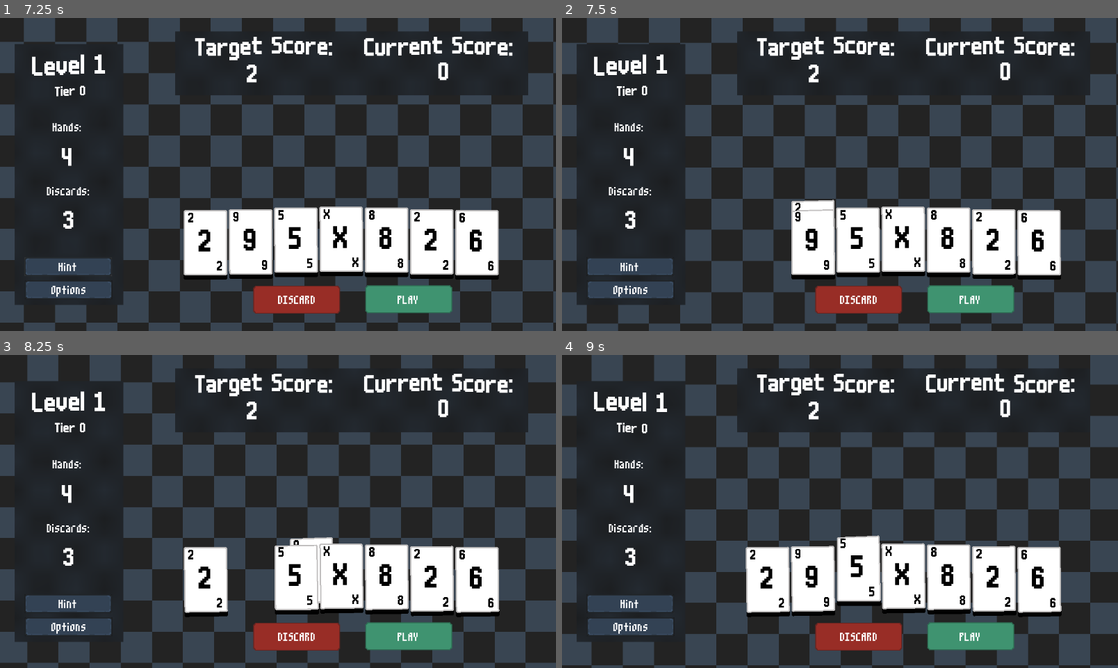
Above: before the commit, frames 1-4 (two rows, left to right).
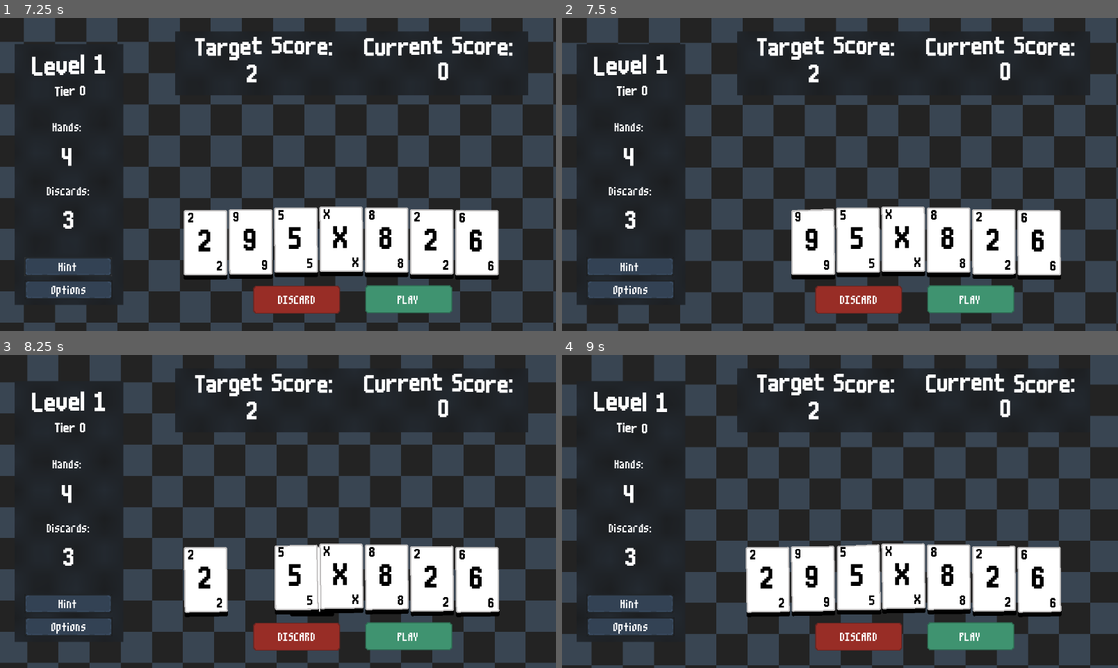
Above: after the commit, the same moments.

Repository: hd2802/stack-demon
Game: Godot game, scene res://_Scenes/LevelRunner/level_runner.tscn
The game is run twice, just before and just after one commit, with the same random seed, the same clock (stepped at 60 frames per second) and the same inputs.
Inputs (mouse positions are in pixels of both pictures, inside the frame that each line leads up to):
- Up to frame 1 (7.25 s): click "PLAY" at 0.5 s; click "PLAY" at 1.25 s; click "DISCARD" at 2 s; click (66, 265) at 2.75 s; click "DISCARD" at 3.5 s; click (66, 265) at 4.25 s; click "PLAY" at 5 s; click "DISCARD" at 5.75 s; click (66, 265) at 6.5 s
- Up to frame 2 (7.5 s): drag from (767, 243) to (901, 240) at 7.27 s
- Up to frame 3 (8.25 s): drag from (250, 580) to (433, 580) at 8.02 s
- Up to frame 4 (9 s): move the mouse to (856, 577) at 8.77 s; click (856, 577) at 8.92 s

Frame 1 is identical in both runs. In frame 2, 0.2% of the frame differs, in the area x 41-50%, y 58-76%; in frame 3, 0.2%; in frame 4, 0.8%, in the area x 49-58%, y 57-83%.

Commit message:
feat: misc changes to card dragging logic

Diff:
--- a/_Scenes/Card/card.tscn
+++ b/_Scenes/Card/card.tscn
@@ -30,7 +30,6 @@
 [sub_resource type="RectangleShape2D" id="RectangleShape2D_jedek"]
 
 [node name="Card" type="Node2D"]
-position = Vector2(-50, -75)
 script = ExtResource("1_hcfnd")
 
 [node name="Sprite2D" type="Sprite2D" parent="."]
@@ -84,3 +83,4 @@
 
 [connection signal="input_event" from="Area2D" to="." method="_on_area_2d_input_event"]
 [connection signal="mouse_entered" from="Area2D" to="." method="_on_area_2d_mouse_entered"]
+[connection signal="mouse_exited" from="Area2D" to="." method="_on_area_2d_mouse_exited"]
--- a/_Scripts/CardScripts/Card/card.gd
+++ b/_Scripts/CardScripts/Card/card.gd
@@ -5,8 +5,11 @@
 
 var is_hovered : bool = false
 var is_dragged : bool = false
+var is_selected : bool = false
 var drag_offset : Vector2
 var original_position : Vector2
+
+var drag_threshold : float = 20.0
 
 var tween_hover : Tween
 var sprite : Sprite2D
@@ -38,14 +41,20 @@
 func _on_area_2d_input_event(viewport: Node, event: InputEvent, shape_idx: int) -> void:
 	if event is InputEventMouseButton:
 		if event.button_index == MOUSE_BUTTON_LEFT:
-			clicked.emit(self)
 			if event.pressed:
-				is_dragged = true
-				drag_offset = event.position - position
-				emit_signal("clicked", self)
+
+				if (event.position - original_position).length() <= drag_threshold:
+					clicked.emit(self)
+					is_selected = !is_selected
+				else:
+					drag_offset = event.position - position
+					is_dragged = true
 			else:
+				if is_dragged:
+					emit_signal("dragged", self, position)
 				is_dragged = false
-				emit_signal("dragged", self, position)
+
+
 		elif event.button_index == MOUSE_BUTTON_RIGHT and get_parent().selected_card == self:
 			get_parent()._on_card_clicked(self)
 
--- a/_Scripts/Level/Hand/hand.gd
+++ b/_Scripts/Level/Hand/hand.gd
@@ -54,22 +54,21 @@
 
 		var height_offset = height_curve.sample(hand_ratio) * -8
 
+		if selected_cards.has(card) and !card.is_dragged:
+			height_offset -= 20
+
 		card.position = Vector2(spread_offset, height_offset)
 
 # -----------------------------------------------------------------------------
 
 func _on_card_clicked(card: Card):
 	# if the EXACT card is already in the list of selected cards
-		# begs the question of - how do we measure if the exact card is in the list or not
-	# if we store as cards and use the .has function then it should work?
 	if selected_cards.has(card):
-		# here we assume that the card is already risen and marked as selected
-		# so we want to deselect it
 		card.position.y += 20
 		selected_cards.erase(card)
 	else:
+		card.position.y -= 20
 		selected_cards.push_back(card)
-		card.position.y -= 20
 
 func _on_play_card_button_pressed() -> void:
 	if !selected_cards:
